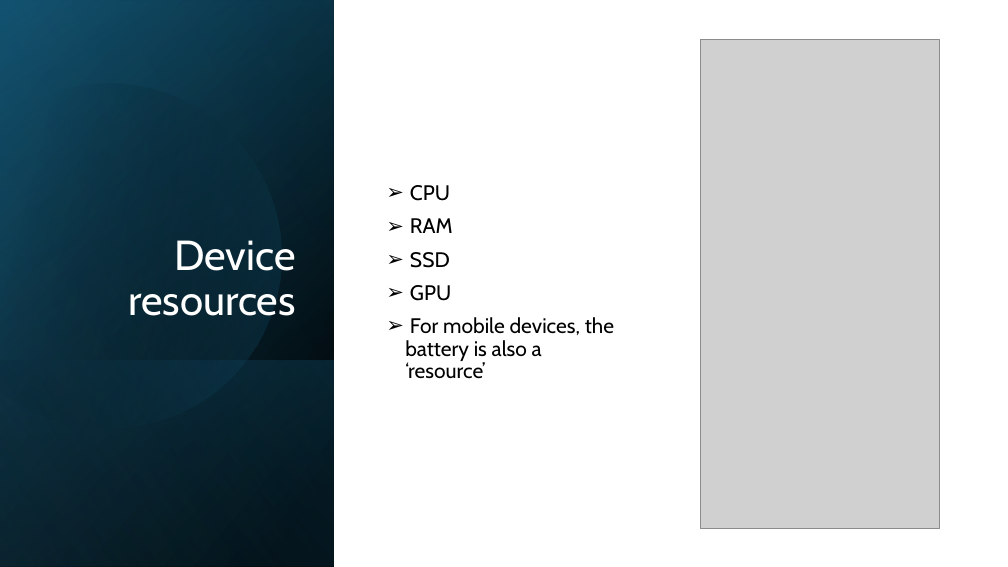
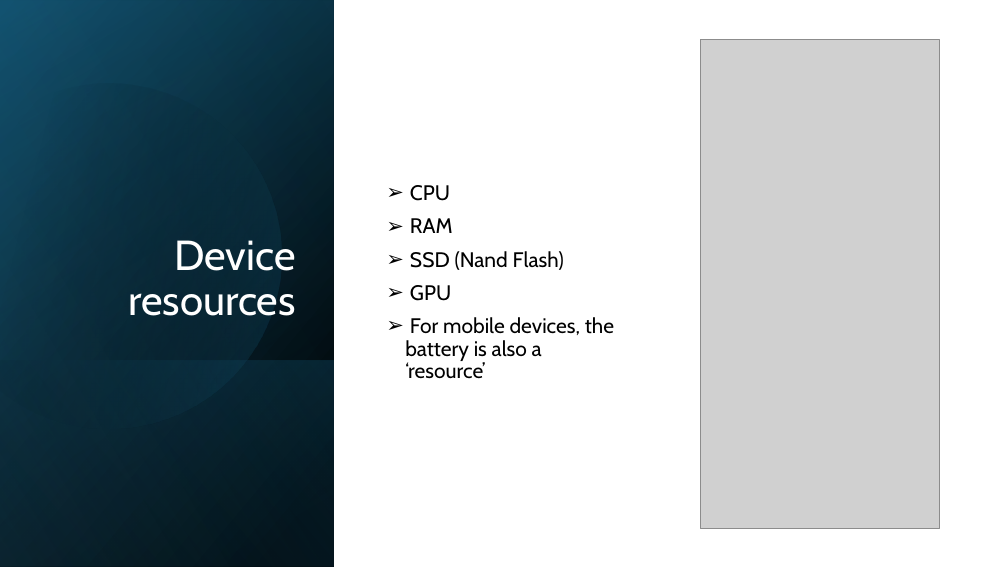
Before and after one commit to rusudinu/mobile-and-embedded-computing, a slide deck: slide 14 of lectures/Mobile-and-Embedded-Lecture1.pptx. Drawn at 1008x567 pixels with LibreOffice and Linux fonts; fonts in the diff are those of the drawing; grey boxes stand for pictures. Boxes give left, top, right and bottom in pixels: in the first picture for what was removed or moved away, otherwise in the second. Text is boxed around its words. In the diff, an @@ line names an element or a change of style, - is before the commit and + after.

```diff
--- a/lectures/Mobile-and-Embedded-Lecture1.pptx
+++ b/lectures/Mobile-and-Embedded-Lecture1.pptx
@@ text at [410,251,564,270]: text changed @@
-➢ SSD
+➢ SSD (Nand Flash)
```
Also in this commit, not shown: 1 other file.
